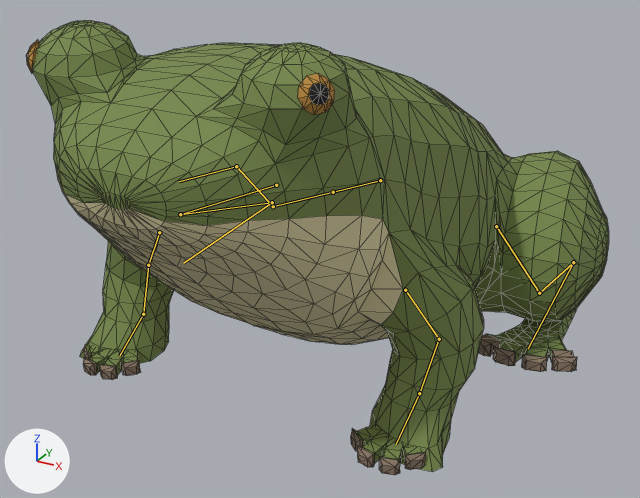
Before and after pictures for a commit that changed the glTF model creatures/experiments/boxmodel/abc/t7x/zoo/frog/stage4/frog.glb.
Camera for both pictures: a 50 mm camera at (0.346, -0.624, 0.393) aimed at (0.014, -0.021, 0.091). The axes (+X, +Y, +Z) are drawn at lower left. The lights are the same throughout. The older version comes first. Both versions are drawn at frame 6 of the action 'move'; the numbers are the values there. The bones that bend it are drawn over the model as lines. Mesh edges are drawn as thin lines.

Objects in the first picture: 'body', 'piece_eye', 'piece_feet', 'piece_fingers'.
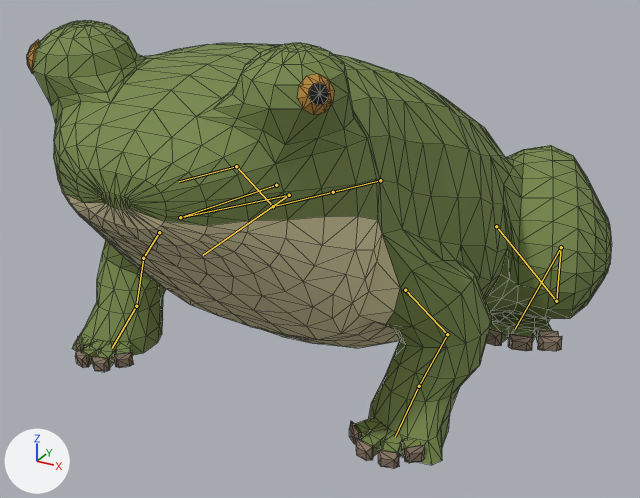
Location of each change, [x1, y1, x2, y2] in pixels of the pictures (640 x 498 px):
'body', posed
    before: [32, 20, 609, 472]
    after: [32, 20, 611, 465]
'piece_fingers', posed
    before: [83, 344, 426, 475]
    after: [75, 336, 425, 469]
'piece_feet', posed
    before: [478, 308, 577, 372]
    after: [486, 312, 562, 351]
bone 'upperarm.L', root to tip
    before: (405, 290) to (439, 339)
    after: (405, 290) to (447, 334)
bone 'forearm.L', root to tip
    before: (439, 339) to (419, 393)
    after: (447, 334) to (419, 386)
bone 'hand.L', root to tip
    before: (419, 393) to (396, 444)
    after: (419, 386) to (395, 437)
bone 'upperarm.R', root to tip
    before: (159, 232) to (148, 265)
    after: (159, 232) to (143, 258)
bone 'forearm.R', root to tip
    before: (148, 265) to (143, 314)
    after: (143, 258) to (136, 306)
bone 'hand.R', root to tip
    before: (143, 314) to (119, 356)
    after: (136, 306) to (112, 348)
bone 'thigh.L', root to tip
    before: (496, 226) to (539, 293)
    after: (496, 226) to (556, 301)
bone 'foot.L', root to tip
    before: (573, 262) to (528, 348)
    after: (561, 247) to (515, 329)
bone 'thigh.R', root to tip
    before: (276, 185) to (180, 214)
    after: (276, 185) to (180, 217)
bone 'foot.R', root to tip
    before: (272, 202) to (183, 263)
    after: (289, 195) to (203, 255)

What changed in the scene script:
```text
Change bone_upperarm_l:
    where bone_upperarm_l = bpy.data.objects['rig'].pose.bones['upperarm.L']  # child of 'chest'
    bone_upperarm_l.rotation_quaternion: (1.0, 0.0, 0.0, 0.0) -> (0.997, -0.02, 0.0, 0.077)  # degrees (0, 0, 0) -> degrees (-2, 0, 9)
Change bone_forearm_l:
    where bone_forearm_l = bpy.data.objects['rig'].pose.bones['forearm.L']  # child of 'upperarm.L'
    bone_forearm_l.rotation_quaternion: (1.0, 0.0, 0.0, 0.0) -> (0.985, 0.13, 0.0, -0.117)  # degrees (0, 0, 0) -> degrees (15, 2, -13)
Change bone_hand_l:
    where bone_hand_l = bpy.data.objects['rig'].pose.bones['hand.L']  # child of 'forearm.L'
    bone_hand_l.rotation_quaternion: (1.0, 0.0, 0.0, 0.0) -> (0.992, -0.112, -0.002, 0.051)  # degrees (0, 0, 0) -> degrees (-13, 0, 6)
Change bone_upperarm_r:
    where bone_upperarm_r = bpy.data.objects['rig'].pose.bones['upperarm.R']  # child of 'chest'
    bone_upperarm_r.rotation_quaternion: (1.0, 0.0, 0.0, 0.0) -> (0.997, -0.02, 0.0, -0.077)  # degrees (0, 0, 0) -> degrees (-2, 0, -9)
Change bone_forearm_r:
    where bone_forearm_r = bpy.data.objects['rig'].pose.bones['forearm.R']  # child of 'upperarm.R'
    bone_forearm_r.rotation_quaternion: (1.0, 0.0, 0.0, 0.0) -> (0.985, 0.13, 0.0, 0.117)  # degrees (0, 0, 0) -> degrees (15, -2, 13)
Change bone_hand_r:
    where bone_hand_r = bpy.data.objects['rig'].pose.bones['hand.R']  # child of 'forearm.R'
    bone_hand_r.rotation_quaternion: (1.0, 0.0, 0.0, 0.0) -> (0.992, -0.112, 0.002, -0.051)  # degrees (0, 0, 0) -> degrees (-13, 0, -6)
Change bone_thigh_l:
    where bone_thigh_l = bpy.data.objects['rig'].pose.bones['thigh.L']  # child of 'hips'
    bone_thigh_l.rotation_quaternion: (0.999, 0.035, 0.0, 0.0) -> (0.996, -0.021, -0.003, 0.086)  # degrees (4, 0, 0) -> degrees (-2, 0, 10)
Change bone_foot_l:
    where bone_foot_l = bpy.data.objects['rig'].pose.bones['foot.L']  # child of 'shin.L'
    bone_foot_l.rotation_quaternion: (1.0, 0.0, 0.0, 0.0) -> (0.995, 0.058, 0.029, -0.078)  # degrees (0, 0, 0) -> degrees (6, 4, -9)
Change bone_thigh_r:
    where bone_thigh_r = bpy.data.objects['rig'].pose.bones['thigh.R']  # child of 'hips'
    bone_thigh_r.rotation_quaternion: (0.999, 0.035, 0.0, 0.0) -> (0.997, -0.016, 0.003, -0.076)  # degrees (4, 0, 0) -> degrees (-2, 0, -9)
Change bone_foot_r:
    where bone_foot_r = bpy.data.objects['rig'].pose.bones['foot.R']  # child of 'shin.R'
    bone_foot_r.rotation_quaternion: (1.0, 0.0, 0.0, 0.0) -> (0.996, 0.055, -0.027, 0.072)  # degrees (0, 0, 0) -> degrees (6, -4, 8)
```
